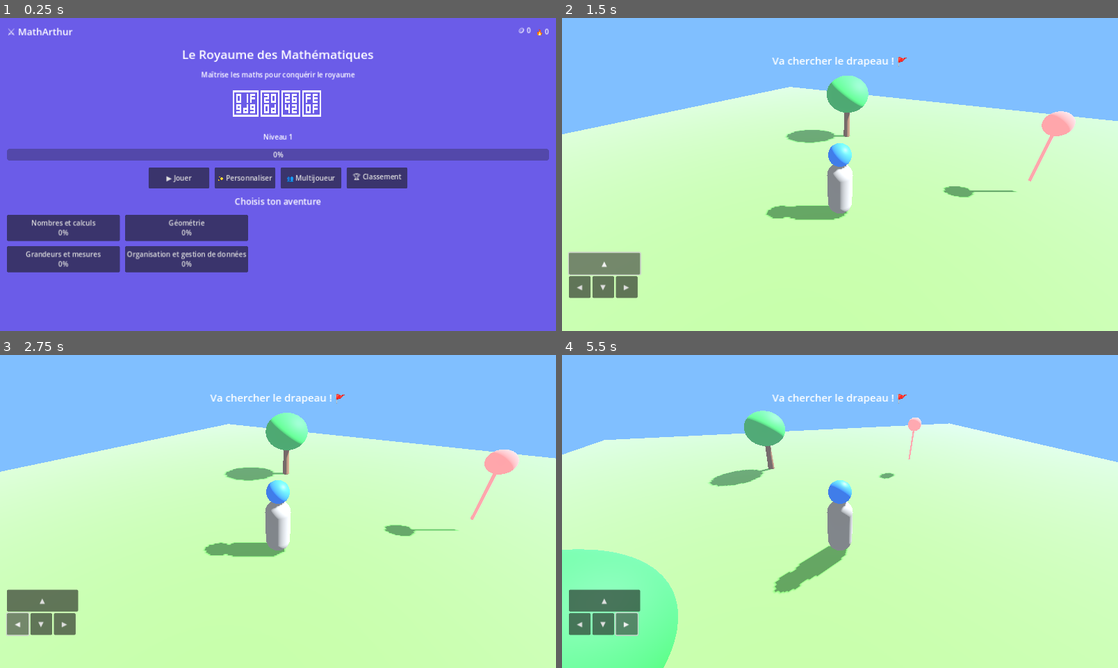
Above: before the commit, frames 1-4 (two rows, left to right).
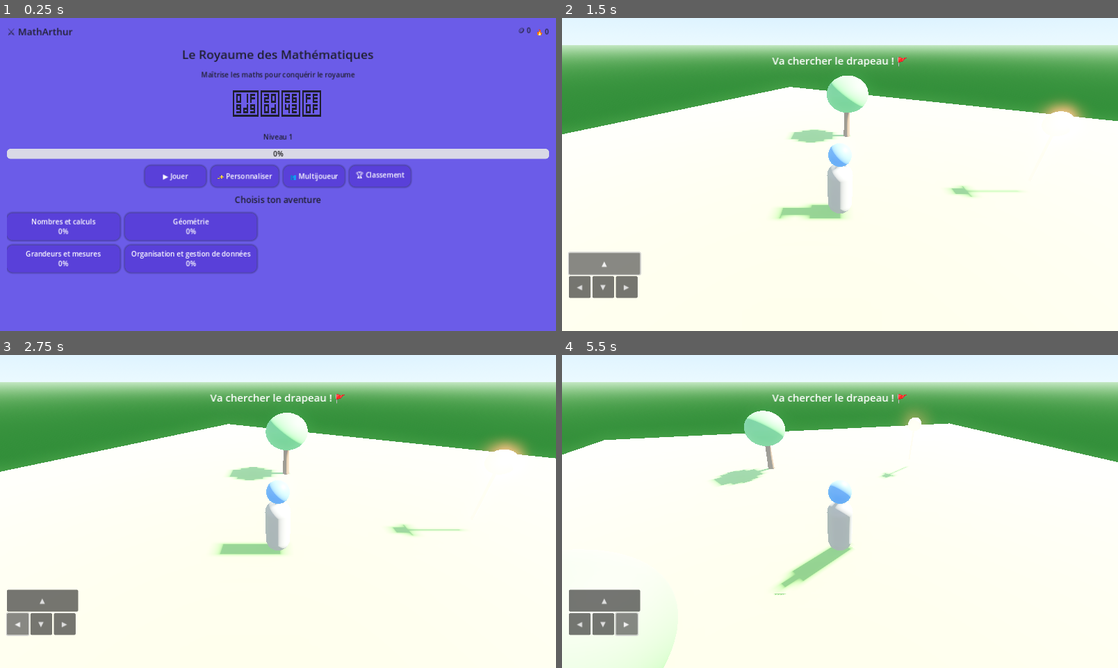
Above: after the commit, the same moments.

Repository: MonsieurHage/matharthur
Game: Godot game, scene res://scenes/MainMenu.tscn
Same seed, same stepped clock (60 frames per second), same inputs: the game is played once before the commit and once after it.
Inputs:
- Up to frame 1 (0.25 s): no input
- Up to frame 2 (1.5 s): click "▶️ Jouer" at 0.5 s; click "▲" at 1.25 s
- Up to frame 3 (2.75 s): click "◀" at 2 s
- Up to frame 4 (5.5 s): click "▼" at 2.75 s; click "▶" at 3.5 s; tap Enter at 4.25 s; hold D (move_right) 4.28-5.03 s; hold S (move_back) from 5.03 s (still down)

The runs differ from the first frame. In frame 1, 18% of the frame differs, in the area x 1-99%, y 2-82%; in frame 2, 98%; in frame 3, 98%; in frame 4, 100%, in the area x 0-100%, y 0-100%.
Error in both runs: Invalid access to property or key 'button_down' on a base object of type 'null instance'. (res://scripts/ui/Mission.gd:67)

Commit message:
feat: graphismes haute qualite (sky procedurale, PBR, bloom/SSAO, theme UI, assets Blender ameliores)

Diff:
--- a/scenes/MainMenu.tscn
+++ b/scenes/MainMenu.tscn
@@ -1,6 +1,7 @@
 [gd_scene load_steps=2 format=3]
 
 [ext_resource type="Script" path="res://scripts/ui/MainMenu.gd" id="1"]
+[ext_resource type="Theme" path="res://themes/default_theme.tres" id="2"]
 
 [node name="MainMenu" type="Node3D"]
 script = ExtResource("1")
@@ -9,6 +10,7 @@
 
 [node name="Root" type="MarginContainer" parent="UI"]
 anchors_preset = 15
+theme = ExtResource("2")
 anchor_right = 1.0
 anchor_bottom = 1.0
 offset_left = 16.0
--- a/scenes/Mission.tscn
+++ b/scenes/Mission.tscn
@@ -1,6 +1,7 @@
 [gd_scene load_steps=4 format=3]
 
 [ext_resource type="Script" path="res://scripts/ui/Mission.gd" id="1"]
+[ext_resource type="Theme" path="res://themes/default_theme.tres" id="2"]
 
 [sub_resource type="StyleBoxFlat" id="StyleBox_Card"]
 bg_color = Color(1, 1, 1, 0.95)
@@ -11,15 +12,37 @@
 shadow_color = Color(0, 0, 0, 0.2)
 shadow_size = 8
 
+[sub_resource type="ProceduralSkyMaterial" id="SkyMat"]
+sky_top_color = Color(0.35, 0.6, 0.95, 1)
+sky_horizon_color = Color(0.7, 0.85, 1.0, 1)
+ground_bottom_color = Color(0.2, 0.4, 0.2, 1)
+ground_horizon_color = Color(0.5, 0.7, 0.5, 1)
+sun_angle_max = 30.0
+sun_curve = 0.15
+
+[sub_resource type="Sky" id="Sky_1"]
+sky_material = SubResource("SkyMat")
+
 [sub_resource type="Environment" id="Environment_1"]
-background_mode = 1
-background_color = Color(0.5, 0.75, 1.0, 1)
+background_mode = 2
+sky = SubResource("Sky_1")
 ambient_light_source = 2
 ambient_light_color = Color(1, 1, 1, 1)
-ambient_light_energy = 0.8
+ambient_light_energy = 0.6
+tonemap_mode = 3
+tonemap_exposure = 1.1
+glow_enabled = true
+glow_intensity = 0.6
+glow_bloom = 0.15
+glow_blend_mode = 1
+ssao_enabled = true
+ssao_radius = 2.0
+ssao_intensity = 1.5
+ssil_enabled = true
 fog_enabled = true
 fog_light_color = Color(0.7, 0.85, 1.0, 1)
-fog_density = 0.01
+fog_density = 0.008
+fog_sky_affect = 0.3
 
 [sub_resource type="StandardMaterial3D" id="Mat_Ground"]
 albedo_color = Color(0.4, 0.7, 0.3, 1)
@@ -93,8 +116,14 @@
 
 [node name="Sun" type="DirectionalLight3D" parent="."]
 transform = Transform3D(0.866, -0.354, 0.354, 0, 0.707, 0.707, -0.5, -0.612, 0.612, 0, 10, 0)
-light_energy = 1.3
+light_color = Color(1.0, 0.95, 0.85, 1)
+light_energy = 1.4
 shadow_enabled = true
+shadow_bias = 0.05
+shadow_normal_bias = 2.0
+directional_shadow_mode = 1
+directional_shadow_fade_start = 0.8
+directional_shadow_max_distance = 60.0
 
 [node name="World" type="Node3D" parent="."]
 
@@ -223,6 +252,7 @@
 
 [node name="Root" type="MarginContainer" parent="UI"]
 visible = false
+theme = ExtResource("2")
 anchors_preset = 15
 anchor_right = 1.0
 anchor_bottom = 1.0
--- /dev/null
+++ b/themes/default_theme.tres
@@ -0,0 +1,63 @@
+[gd_resource type="Theme" load_steps=6 format=3]
+
+[sub_resource type="StyleBoxFlat" id="StyleBox_Button"]
+bg_color = Color(0.35, 0.25, 0.85, 1)
+corner_radius_top_left = 14
+corner_radius_top_right = 14
+corner_radius_bottom_left = 14
+corner_radius_bottom_right = 14
+shadow_color = Color(0, 0, 0, 0.3)
+shadow_size = 5
+content_margin_left = 14.0
+content_margin_top = 8.0
+content_margin_right = 14.0
+content_margin_bottom = 8.0
+
+[sub_resource type="StyleBoxFlat" id="StyleBox_ButtonHover"]
+bg_color = Color(0.45, 0.35, 0.95, 1)
+corner_radius_top_left = 14
+corner_radius_top_right = 14
+corner_radius_bottom_left = 14
+corner_radius_bottom_right = 14
+shadow_color = Color(0, 0, 0, 0.35)
+shadow_size = 7
+
+[sub_resource type="StyleBoxFlat" id="StyleBox_ButtonPressed"]
+bg_color = Color(0.25, 0.15, 0.65, 1)
+corner_radius_top_left = 14
+corner_radius_top_right = 14
+corner_radius_bottom_left = 14
+corner_radius_bottom_right = 14
+
+[sub_resource type="StyleBoxFlat" id="StyleBox_Card"]
+bg_color = Color(1, 1, 1, 0.92)
+corner_radius_top_left = 18
+corner_radius_top_right = 18
+corner_radius_bottom_left = 18
+corner_radius_bottom_right = 18
+shadow_color = Color(0, 0, 0, 0.2)
+shadow_size = 10
+content_margin_left = 16.0
+content_margin_top = 16.0
+content_margin_right = 16.0
+content_margin_bottom = 16.0
+
+[sub_resource type="StyleBoxFlat" id="StyleBox_Progress"]
+bg_color = Color(0.85, 0.85, 0.9, 1)
+corner_radius_top_left = 8
+corner_radius_top_right = 8
+corner_radius_bottom_left = 8
+corner_radius_bottom_right = 8
+
+[resource]
+Button/styles/normal = SubResource("StyleBox_Button")
+Button/styles/hover = SubResource("StyleBox_ButtonHover")
+Button/styles/pressed = SubResource("StyleBox_ButtonPressed")
+Button/colors/font_color = Color(1, 1, 1, 1)
+Button/font_sizes/font_size = 16
+Label/colors/font_color = Color(0.12, 0.12, 0.18, 1)
+Label/font_sizes/font_size = 16
+PanelContainer/styles/panel = SubResource("StyleBox_Card")
+ProgressBar/styles/background = SubResource("StyleBox_Progress")
+ProgressBar/styles/fill = SubResource("StyleBox_Button")
+ProgressBar/colors/font_color = Color(0.1, 0.1, 0.1, 1)
